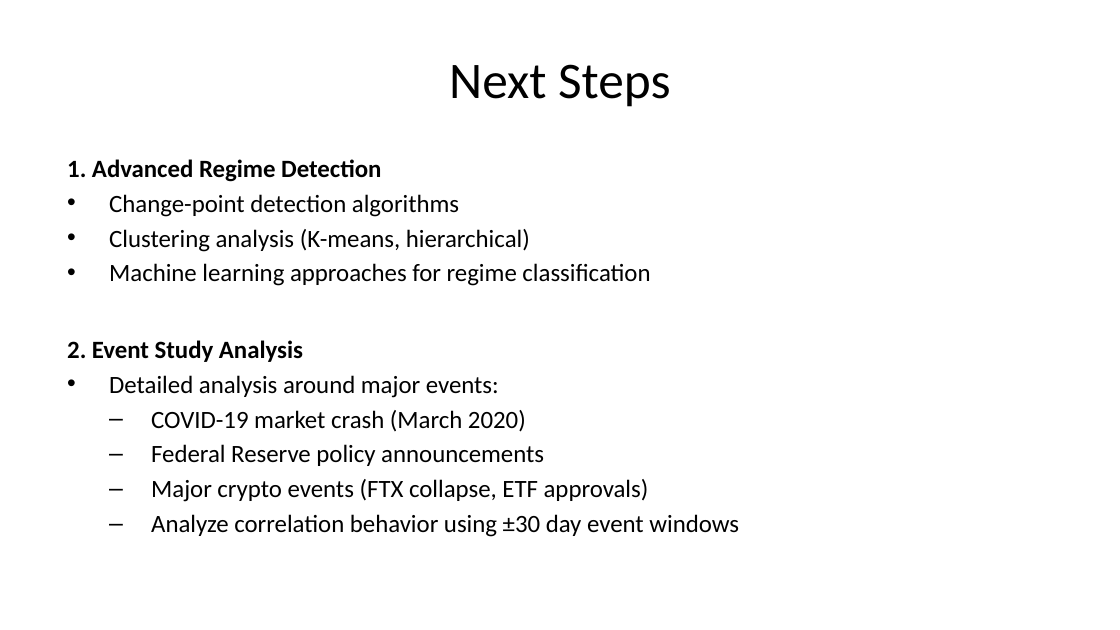
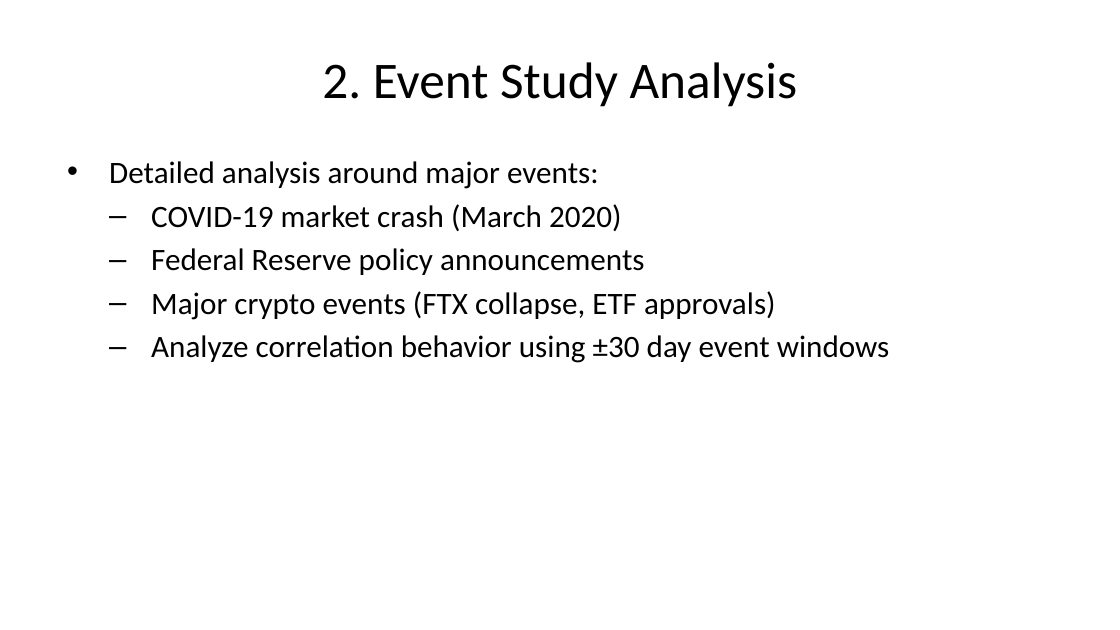
Before and after one commit to SakethKanchi/Cryptocurrency_Commodity_Correlation, a slide deck: slide 35 of presentation.pptx (slide 24 before the commit). Drawn at 1120x630 pixels with LibreOffice and Linux fonts; fonts in the diff are those of the drawing. Boxes give left, top, right and bottom in pixels: in the first picture for what was removed or moved away, otherwise in the second. Text is boxed around its words. In the diff, an @@ line names an element or a change of style, - is before the commit and + after.

```diff
--- a/presentation.pptx
+++ b/presentation.pptx
@@ title at <box>322,62,798,107</box>: text changed @@
-Next Steps
+2. Event Study Analysis
@@ text "Detailed analysis around major events:" at <box>109,161,890,363</box>: size 16 to 20 pt @@
@@ text at <box>67,159,650,362</box>: paragraphs removed @@
-1. Advanced Regime Detection
-• Change-point detection algorithms
-• Clustering analysis (K-means, hierarchical)
-• Machine learning approaches for regime classification
-2. Event Study Analysis
```
Also in this commit, not shown: 25 other slides changed, 13 slides added, 20 other files.
